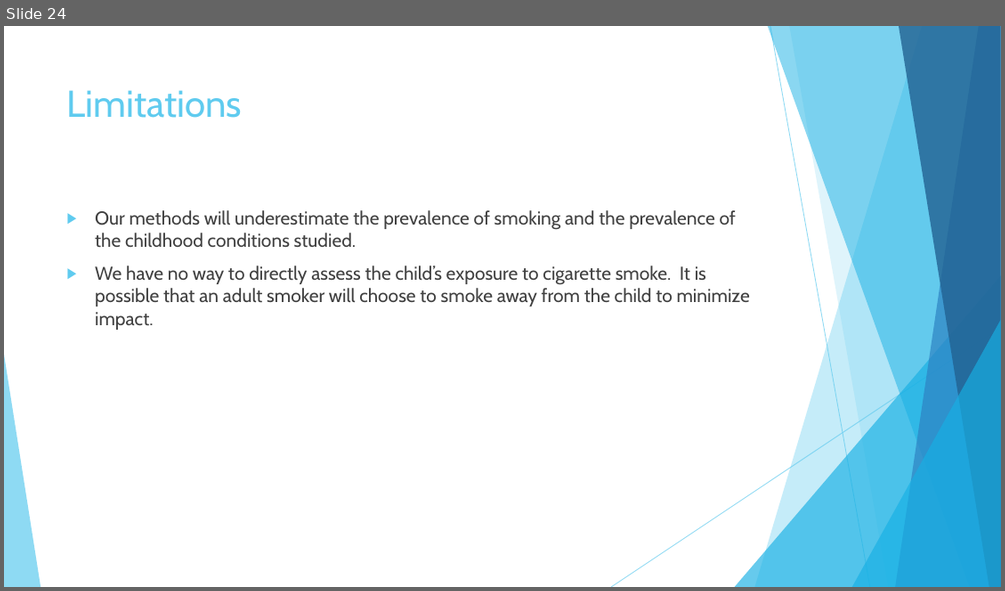
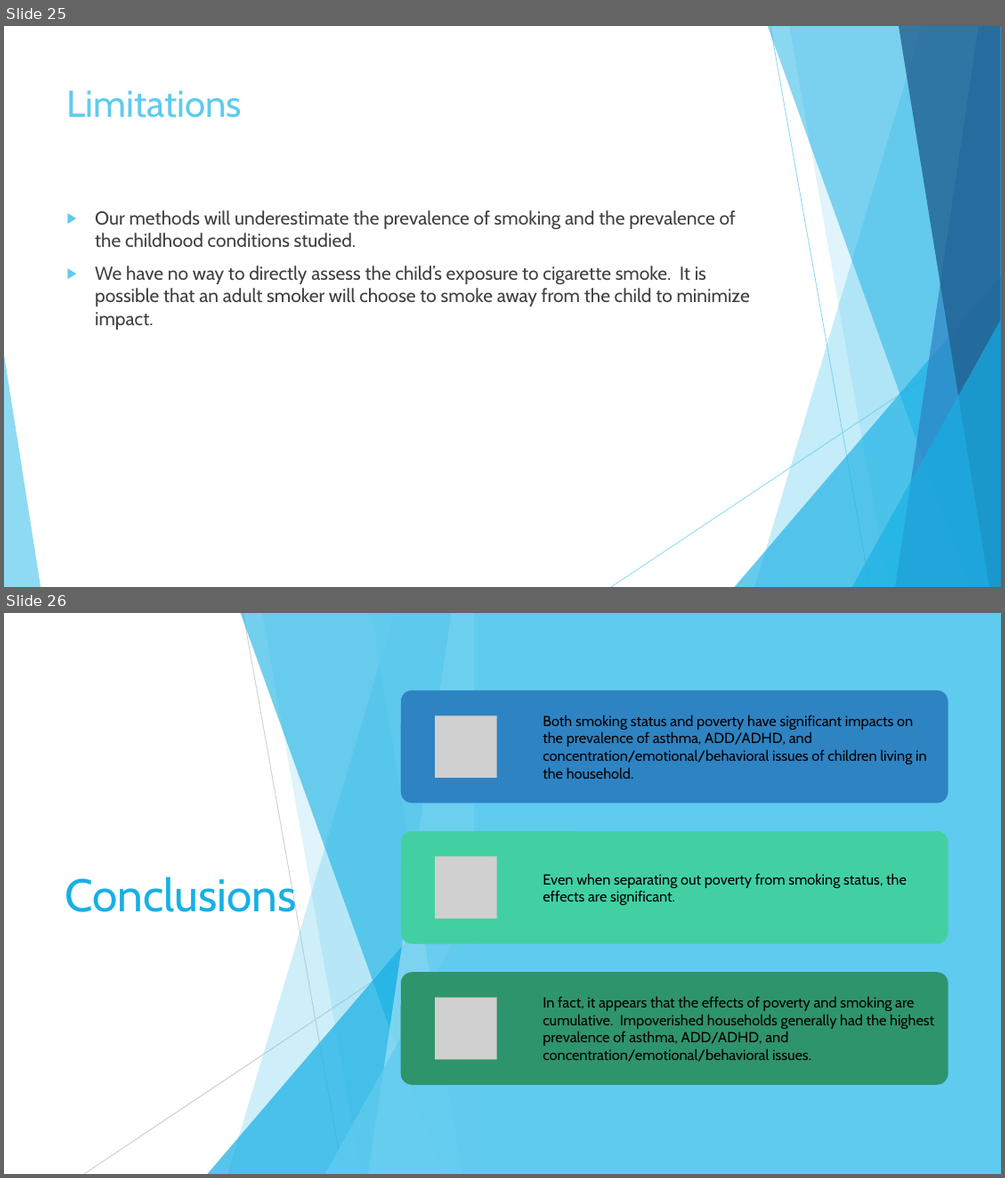
Before and after one commit to kmorehead33/healthcare_project, a slide deck: Presentation.pptx. Shown one above the other, each under a label of ours: slide 24 before the commit, slides 25 and 26 after it. The pictures are 1005x591 and 1005x1178 pixels, drawn with LibreOffice and Linux fonts; fonts in the diff are those of the drawing; grey boxes stand for pictures. Boxes give left, top, right and bottom in pixels: in the first picture for what was removed or moved away, otherwise in the second. Text is boxed around its words. In the diff, an @@ line names an element or a change of style, - is before the commit and + after.

```diff
--- a/Presentation.pptx
+++ b/Presentation.pptx
@@ slide 26 added at (x1=4, y1=613, x2=1001, y2=1174), background #FFFFFF; not listed: 10 template elements that a slide beside it also shows @@
@@ rectangle added at (x1=4, y1=613, x2=1001, y2=1174), fill #FFFFFF @@
@@ rectangle added at (x1=474, y1=613, x2=1001, y2=1174), fill #5FCBEF @@
@@ title added at (x1=65, y1=873, x2=296, y2=912), 44 pt, text #17B0E4 @@
+Conclusions
@@ group added at (x1=84, y1=613, x2=474, y2=1174): 5 freeform shapes, 2 lines, 2 triangles @@
@@ group added at (x1=401, y1=690, x2=948, y2=1085): 3 rounded rectangles, 3 pictures, 3 texts @@
+Both smoking status and poverty have significant impacts on the prevalence of asthma, ADD/ADHD, and concentration/emotional/behavioral issues of children living in the household.
+Even when separating out poverty from smoking status, the effects are significant.
+In fact, it appears that the effects of poverty and smoking are cumulative. Impoverished households generally had the highest prevalence of asthma, ADD/ADHD, and concentration/emotional/behavioral issues.
@@ what was slide 24 is now slide 25 @@
```
Also in this commit, not shown: 2 slides changed, 1 other slide added, 5 other files.
